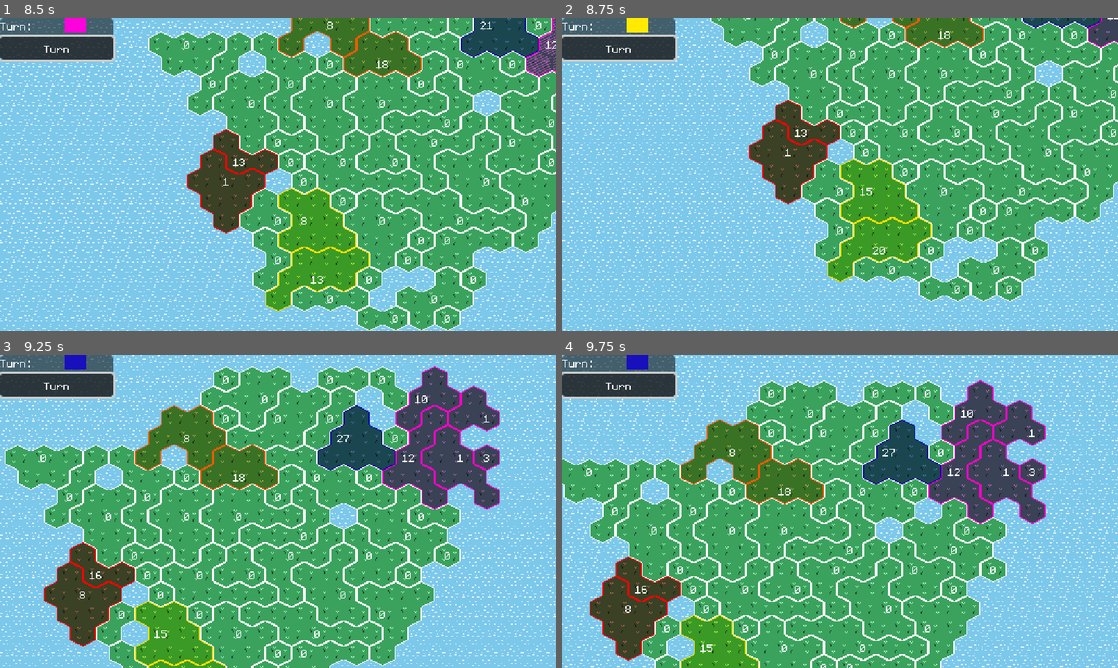
Above: before the commit, frames 1-4 (two rows, left to right).
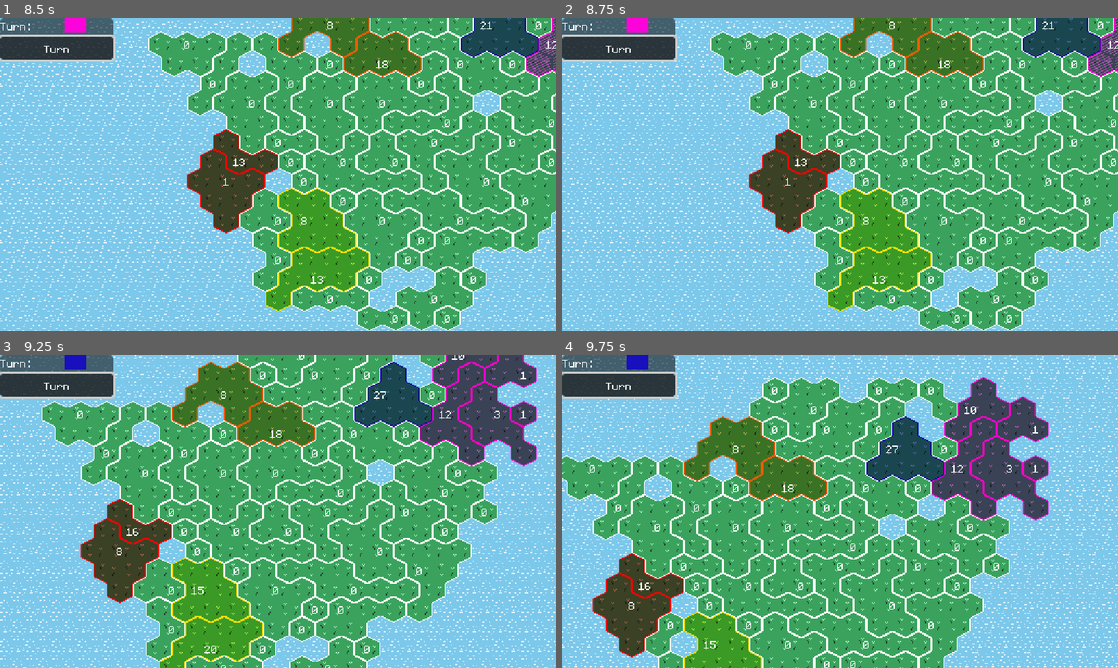
Above: after the commit, the same moments.

Repository: feored/LD54
Game: Godot game, scene res://scenes/main.tscn
Two runs of this game, one before a commit and one after it. Both use one fixed random seed, a clock stepped at 60 frames per second and the inputs below.
Inputs (mouse positions are in pixels of both pictures, inside the frame that each line leads up to):
- Up to frame 1 (8.5 s): click "Turn" at 0.5 s; click "Turn" at 1.25 s; click "Turn" at 2 s; move the mouse to (400, 158) at 2.77 s; click (400, 158) at 2.92 s; move the mouse to (166, 190) at 3.52 s; click (166, 190) at 3.67 s; move the mouse to (333, 105) at 4.27 s; click (333, 105) at 4.42 s; move the mouse to (250, 237) at 5.02 s; click (250, 237) at 5.17 s; move the mouse to (444, 221) at 5.77 s; click (444, 221) at 5.92 s; move the mouse to (111, 127) at 6.52 s; click (111, 127) at 6.67 s; move the mouse to (305, 174) at 7.27 s; click (305, 174) at 7.42 s; move the mouse to (194, 96) at 8.02 s; click (194, 96) at 8.17 s
- Up to frame 2 (8.75 s): no input
- Up to frame 3 (9.25 s): move the mouse to (400, 495) at 8.77 s; click (400, 495) at 8.92 s
- Up to frame 4 (9.75 s): move the mouse to (728, 527) at 9.52 s; click (728, 527) at 9.67 s

Frame 1 is identical in both runs. In frame 2, 36% of the frame differs, in the area x 0-100%, y 0-100%; in frame 3, 51%; in frame 4, 25%.

Commit message:
dumb bot tries every move possible

Diff:
--- a/bots/dumb_bot.gd
+++ b/bots/dumb_bot.gd
@@ -12,6 +12,15 @@
 		for adjacent in world.adjacent_regions(region):
 			if world.regions[adjacent].team != self.team:
 				return Action.new(self.team, Constants.Action.MOVE, region, adjacent)
+	for region in owned_regions:
+		var landlocked = true
+		var neighbors = world.adjacent_regions(region)
+		for neighbor in neighbors:
+			if world.regions[neighbor].team != self.team:
+				landlocked = false
+				break
+		if landlocked:
+			return Action.new(self.team, Constants.Action.MOVE, region, neighbors[randi() % neighbors.size()])
 	return Action.new(self.team, Constants.Action.NONE)
 
 
Not shown, changed: README.md
